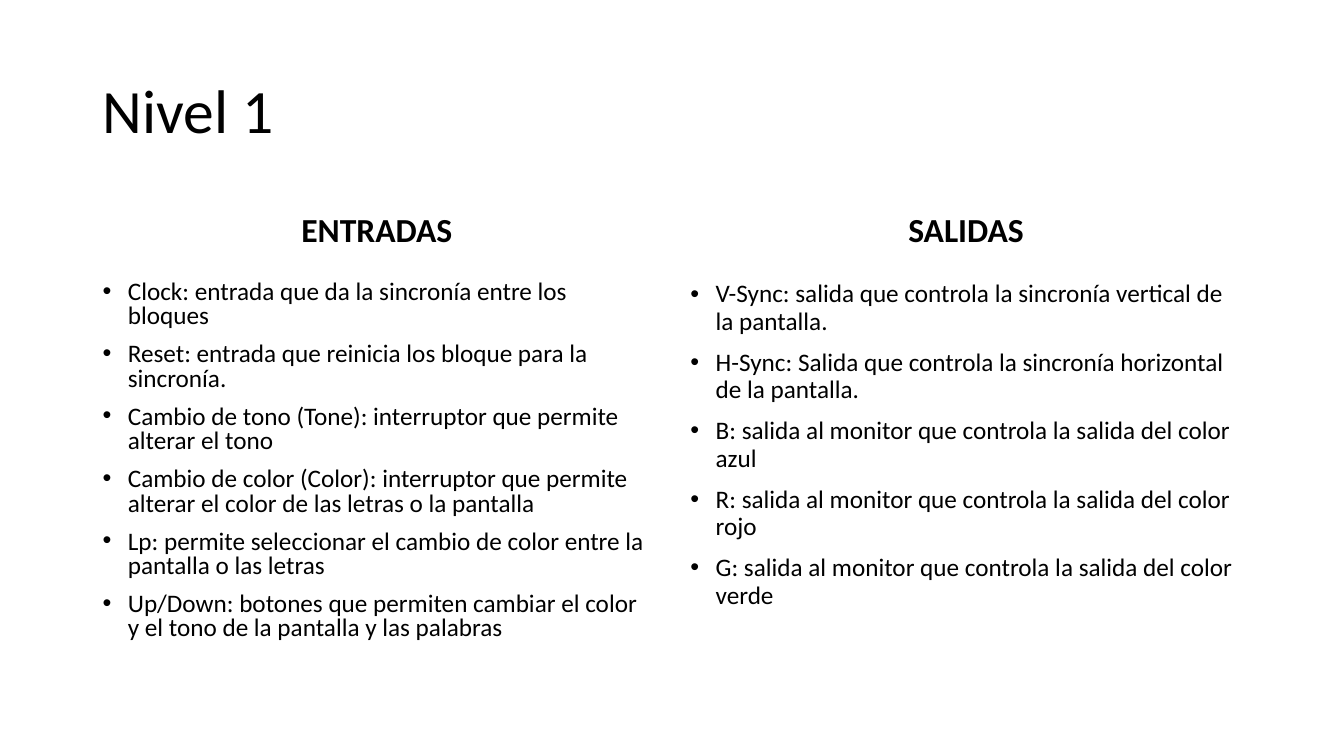
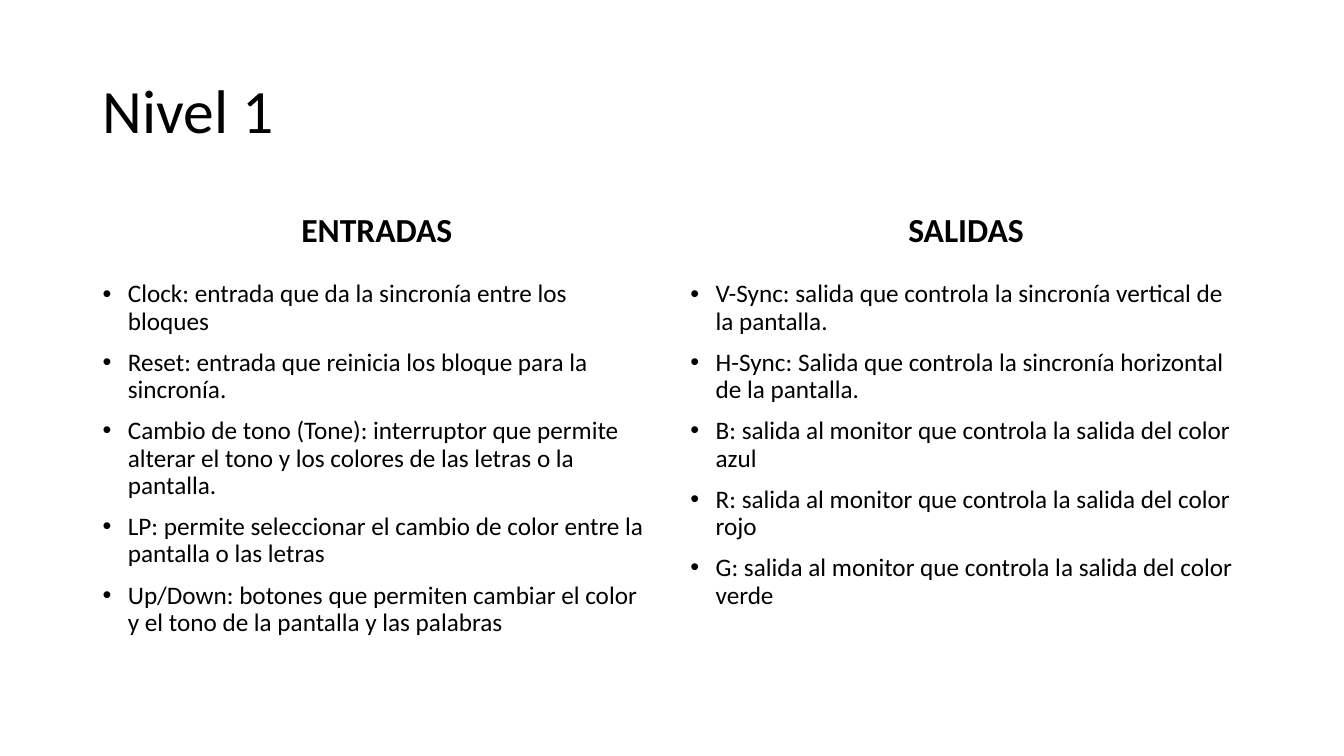
Before and after one commit to lleon95/proy_1_grupo_7_II_2016, a slide deck: slide 2 of Diseño/Bosquejo de bloques - definitivo.pptx. Drawn at 1344x756 pixels with LibreOffice and Linux fonts; fonts in the diff are those of the drawing. Boxes give left, top, right and bottom in pixels: in the first picture for what was removed or moved away, otherwise in the second. Text is boxed around its words. In the diff, an @@ line names an element or a change of style, - is before the commit and + after.

Commit message:
update

```diff
--- a/Diseño/Bosquejo de bloques - definitivo.pptx
+++ b/Diseño/Bosquejo de bloques - definitivo.pptx
@@ text at [128,284,637,635]: line spacing 0.8 to 0.9 @@
@@ text at [128,420,643,566]: text changed @@
-• Cambio de tono (Tone): interruptor que permite alterar el tono
-• Cambio de color (Color): interruptor que permite alterar el color de las letras o la pantalla
-• Lp: permite seleccionar el cambio de color entre la pantalla o las letras
+• Cambio de tono (Tone): interruptor que permite alterar el tono y los colores de las letras o la pantalla.
+• LP: permite seleccionar el cambio de color entre la pantalla o las letras
```
